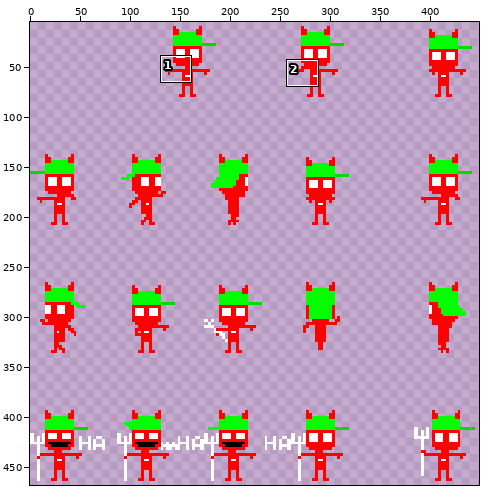
Two states of a sprite sheet, images/sprite47-sheet0.png. The first picture is a wide view before the edit; the outline marks the close-up.
Close-up. Before the commit:
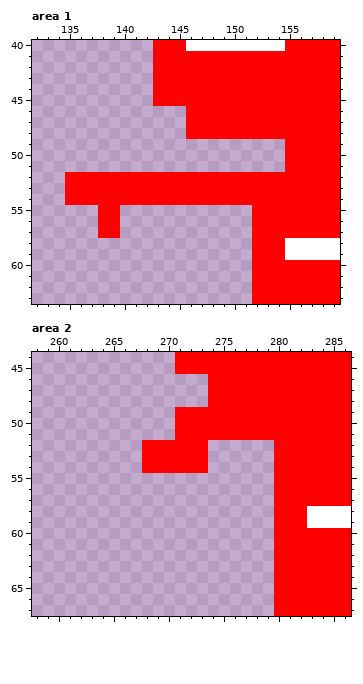
The file is 512x512 pixels. Shown: area 1: x 132..159, y 40..63; area 2: x 258..286, y 44..67. The wide view leaves out empty margins.
The same view after the edit:
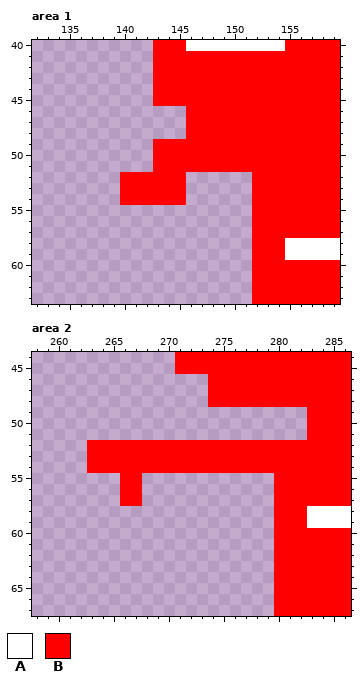
Palette (. is transparent): A #ffffff  B #ff0000
Diff:
Area 1:
y 49..51: x 143..154 ............ -> BBBBBBBBBBBB
y 52..54: x 135..139 BBBBB -> .....; x 146..151 BBBBBB -> ......
y 55..57: x 138..139 BB -> ..
Area 2:
y 49..51: x 271..282 BBBBBBBBBBBB -> ............
y 52..54: x 263..267 ..... -> BBBBB; x 274..279 ...... -> BBBBBB
y 55..57: x 266..267 .. -> BB
Where, in picture pixels (left, top, right, bottom), the same in both close-ups:
changed: (65, 139, 285, 238)
changed: (87, 407, 307, 506)
